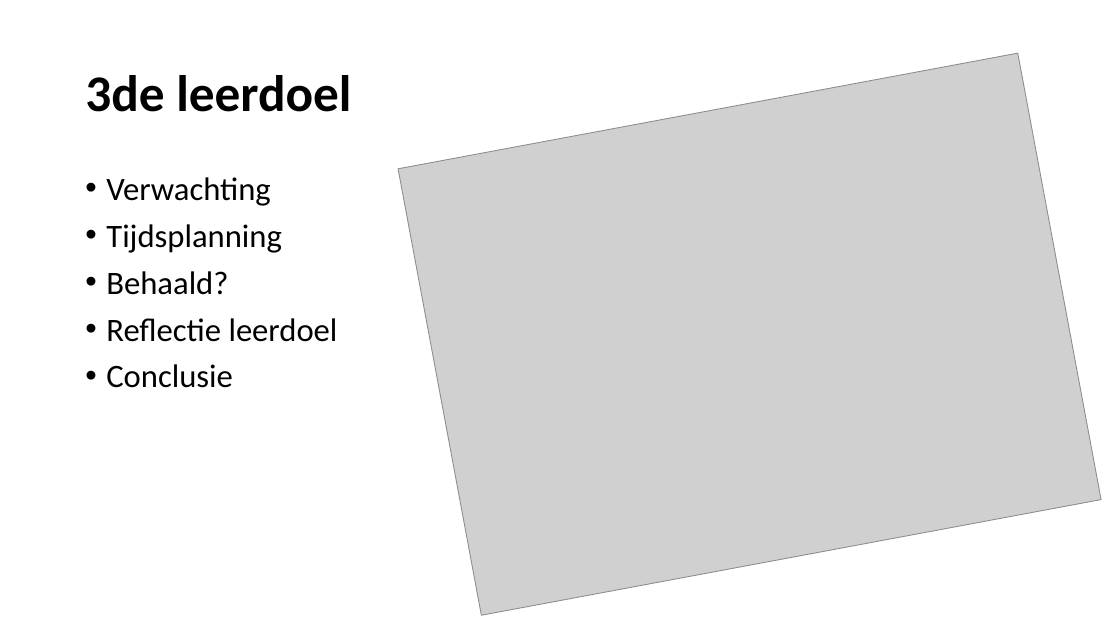
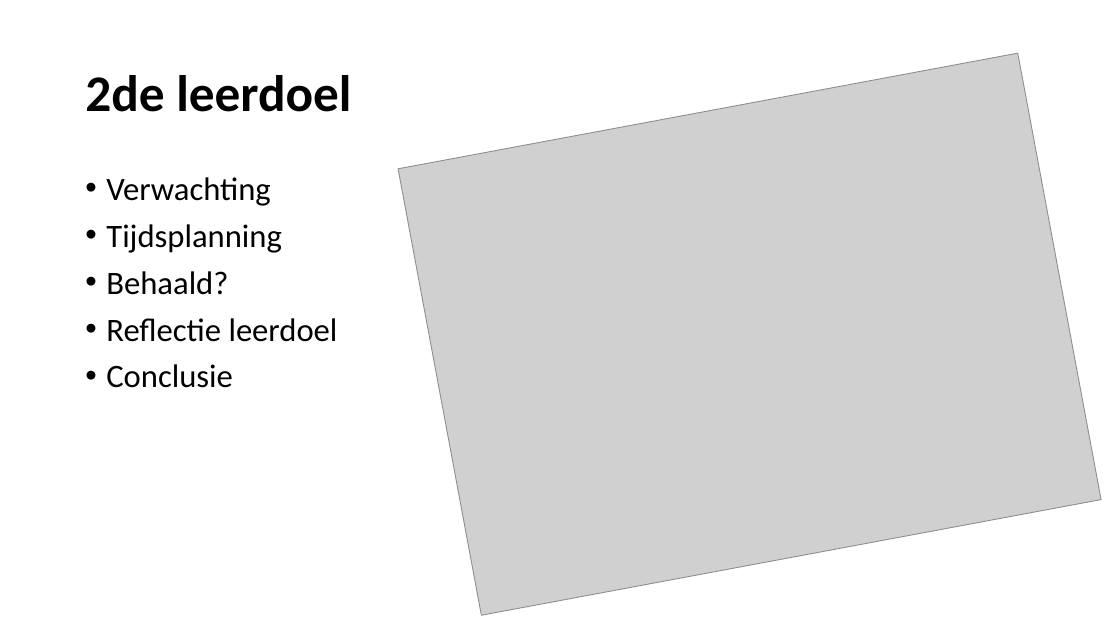
Before and after one commit to DaanoontjeGaming/Verdieping-Software, a slide deck: slide 5 of Presentatie Keuzedeel.pptx (slide 6 before the commit). Drawn at 1120x630 pixels with LibreOffice and Linux fonts; fonts in the diff are those of the drawing; grey boxes stand for pictures. Boxes give left, top, right and bottom in pixels: in the first picture for what was removed or moved away, otherwise in the second. Text is boxed around its words. In the diff, an @@ line names an element or a change of style, - is before the commit and + after.

```diff
--- a/Presentatie Keuzedeel.pptx
+++ b/Presentatie Keuzedeel.pptx
@@ title at (x1=85, y1=75, x2=351, y2=112): text changed @@
-3de leerdoel
+2de leerdoel
```
Also in this commit, not shown: 5 other slides changed, 8 other files.
